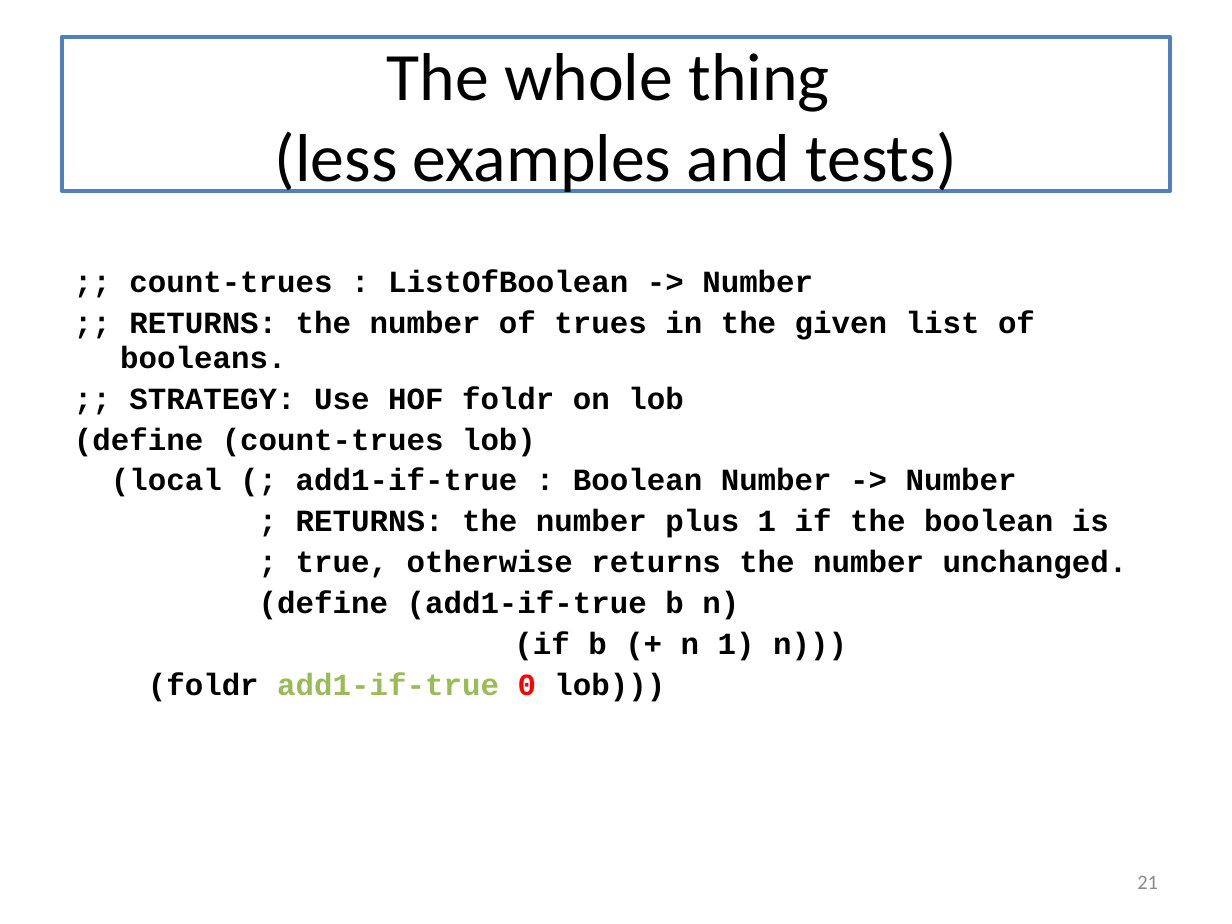
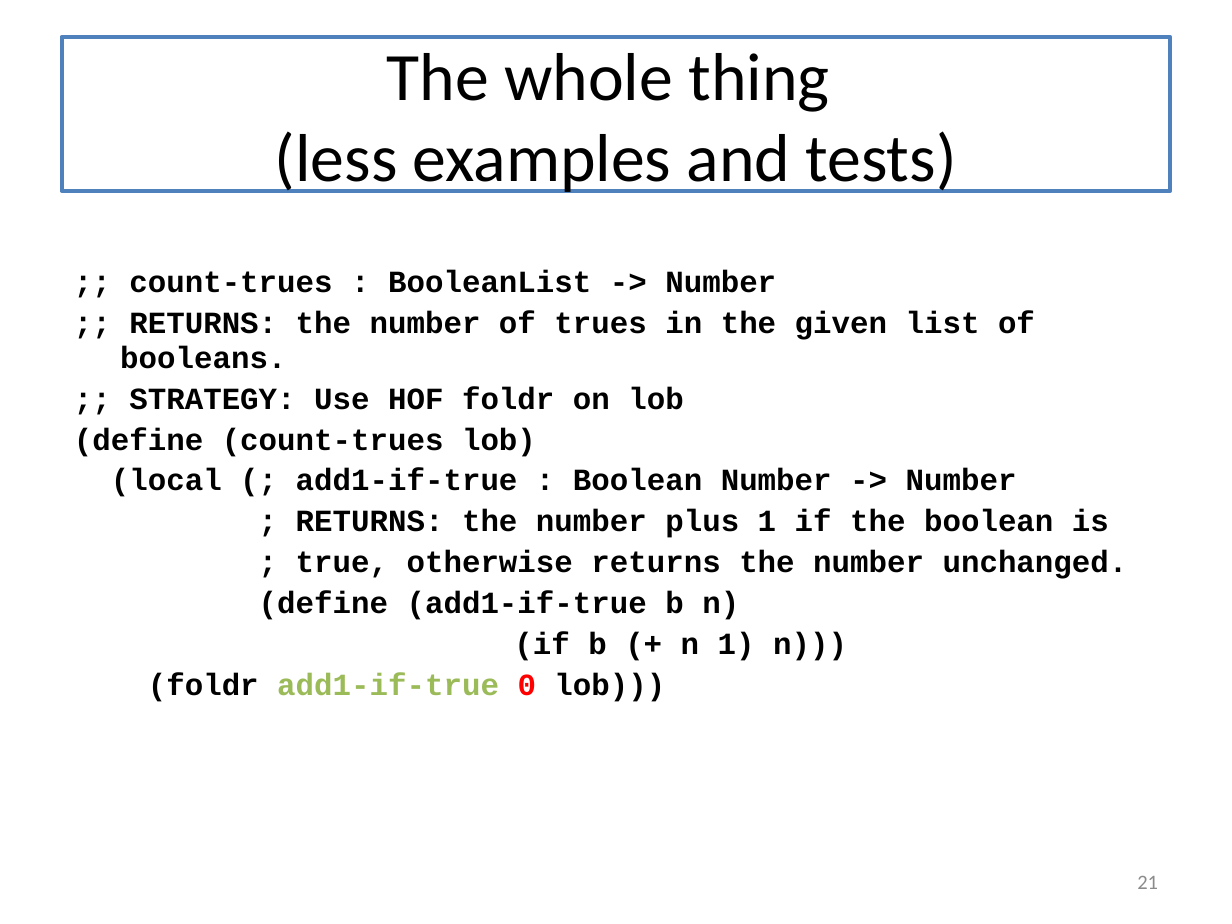
Before and after one commit to mwand/cs5010f17, a slide deck: slide 21 of Slides/Lesson 6.4 Foldr.pptx. Drawn at 1232x924 pixels with LibreOffice and Linux fonts; fonts in the diff are those of the drawing. Boxes give left, top, right and bottom in pixels: in the first picture for what was removed or moved away, otherwise in the second. Text is boxed around its words. In the diff, an @@ line names an element or a change of style, - is before the commit and + after.

```diff
--- a/Slides/Lesson 6.4 Foldr.pptx
+++ b/Slides/Lesson 6.4 Foldr.pptx
@@ text at (x1=129, y1=270, x2=776, y2=293): text changed @@
-;; count-trues : ListOfBoolean -> Number
+;; count-trues : BooleanList -> Number
```
Also in this commit, not shown: 17 other slides changed.
